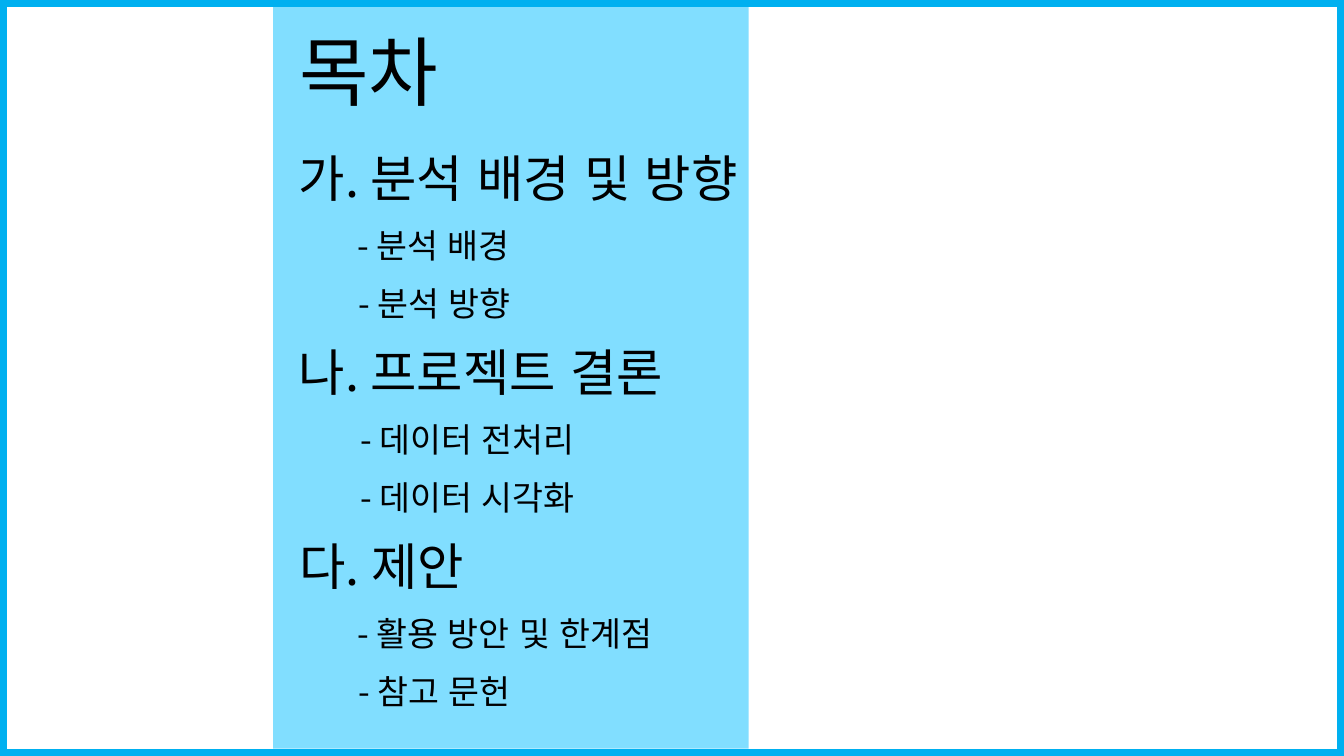
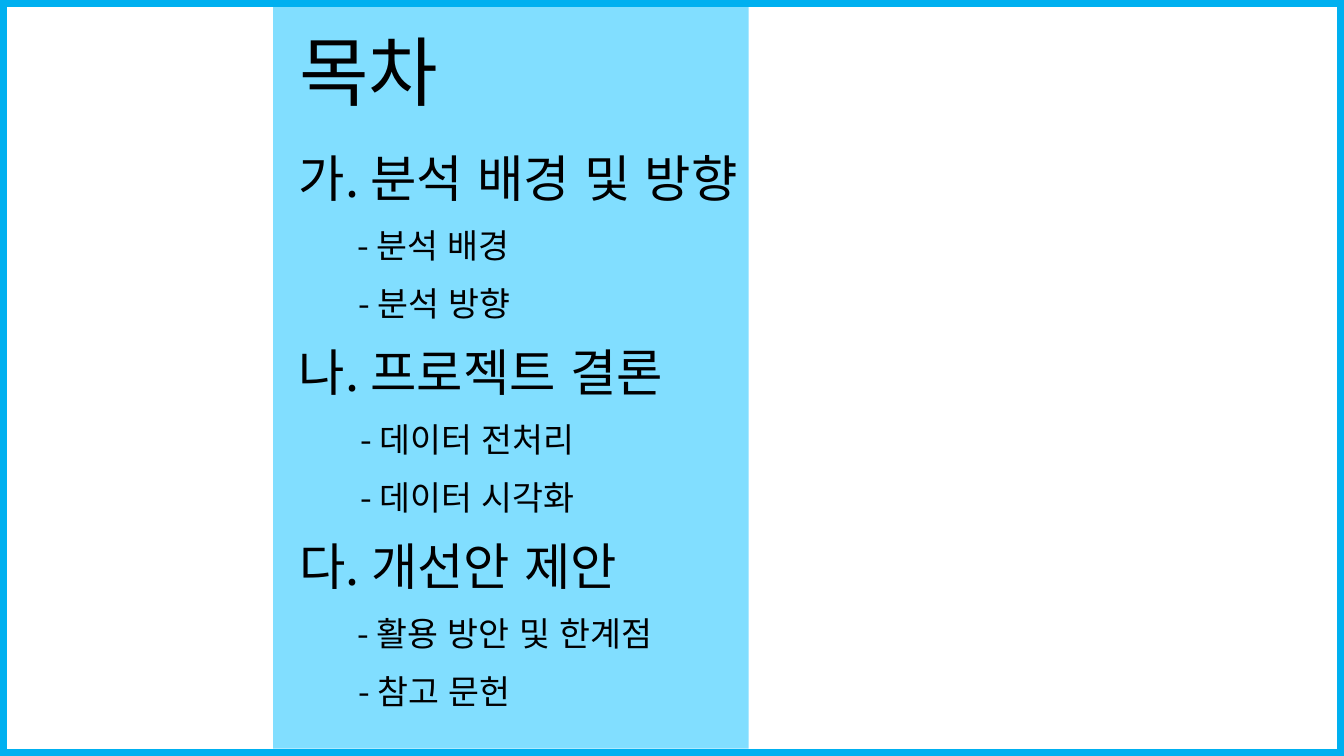
Before and after one commit to seungjae1162/SportsData, a slide deck: slide 2 of standard_in_2020-12-31/코로나19에따른 스포츠시설 폐업 수(20201228_20210103).pptx. Drawn at 1344x756 pixels with LibreOffice and Linux fonts; fonts in the diff are those of the drawing; background and template pictures are left out. Boxes give left, top, right and bottom in pixels: in the first picture for what was removed or moved away, otherwise in the second. Text is boxed around its words. In the diff, an @@ line names an element or a change of style, - is before the commit and + after.

```diff
--- a/standard_in_2020-12-31/코로나19에따른 스포츠시설 폐업 수(20201228_20210103).pptx
+++ b/standard_in_2020-12-31/코로나19에따른 스포츠시설 폐업 수(20201228_20210103).pptx
@@ text at (299, 543, 617, 589): text changed @@
-다. 제안
+다. 개선안 제안
```
Also in this commit, not shown: 8 other slides changed, 5 slides added.
